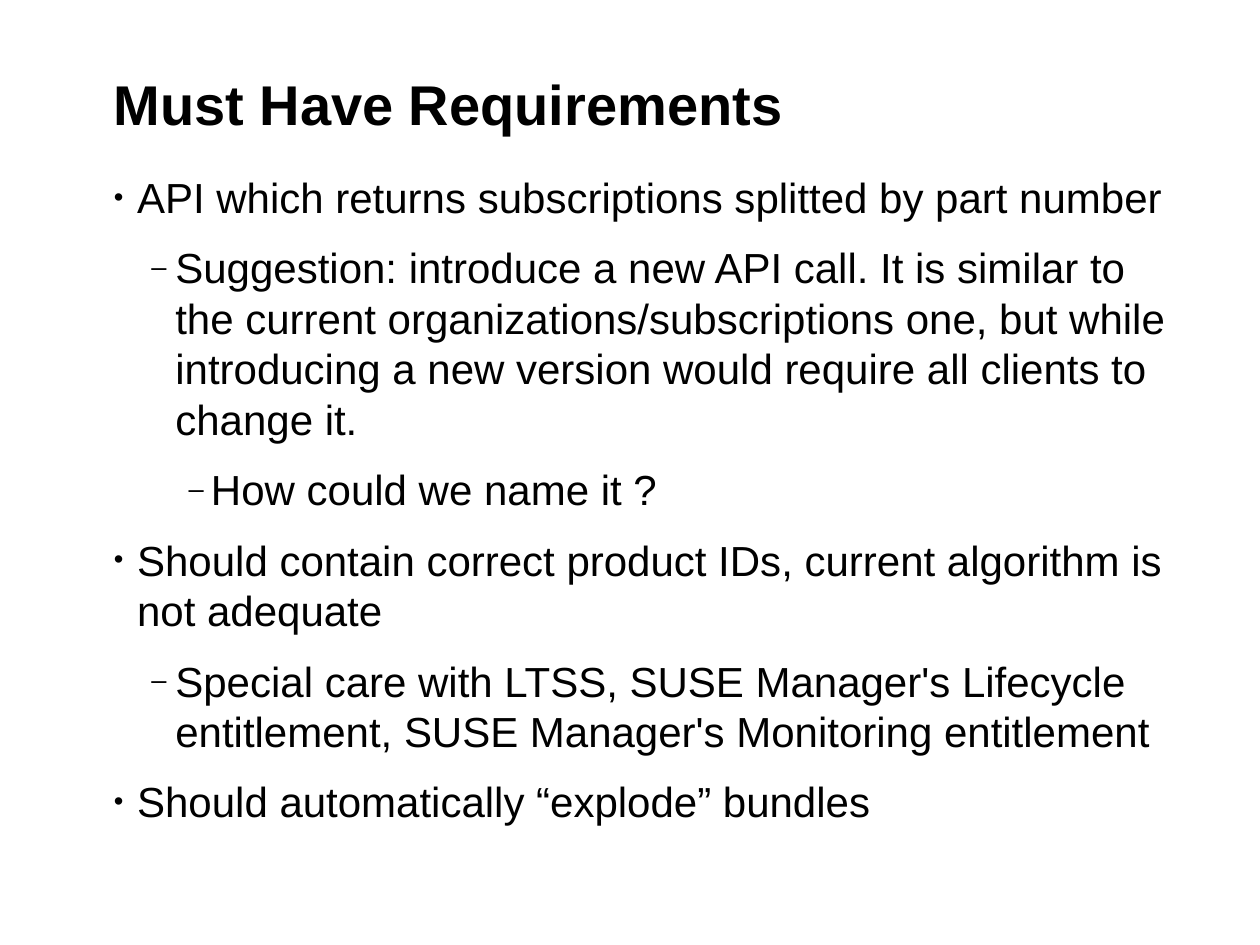
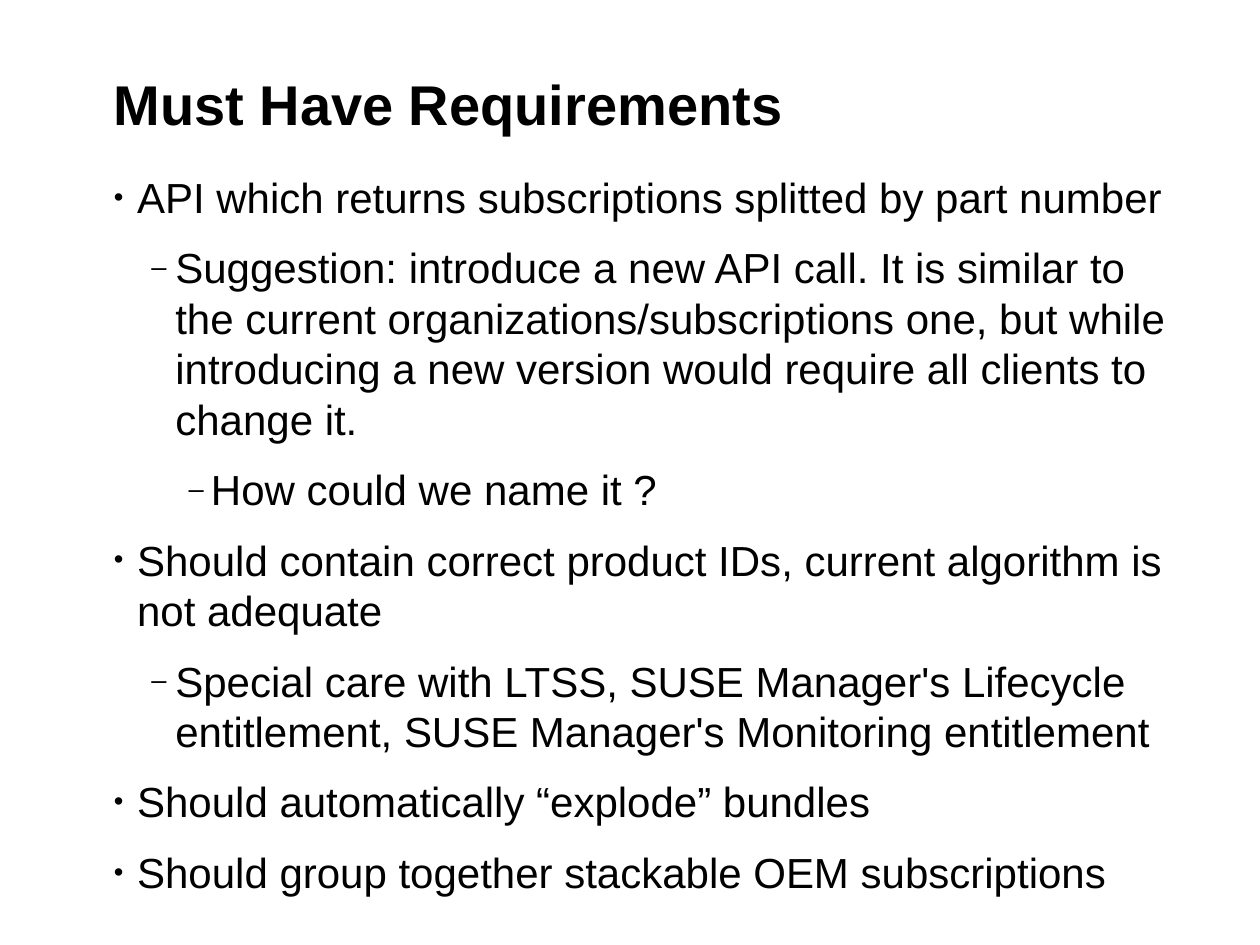
Before and after one commit to hustodemon/subscription-matcher, a slide deck: slide 24 of doc/SubscriptionCounting.odp. Drawn at 1260x945 pixels with LibreOffice and Linux fonts; fonts in the diff are those of the drawing; background and template pictures are left out. Boxes give left, top, right and bottom in pixels: in the first picture for what was removed or moved away, otherwise in the second. Text is boxed around its words. In the diff, an @@ line names an element or a change of style, - is before the commit and + after.

```diff
--- a/doc/SubscriptionCounting.odp
+++ b/doc/SubscriptionCounting.odp
@@ text at [137, 857, 1106, 896]: paragraph added @@
+• Should group together stackable OEM subscriptions
```
Also in this commit, not shown: 7 other slides changed, 1 slide added, 2 slides removed.
